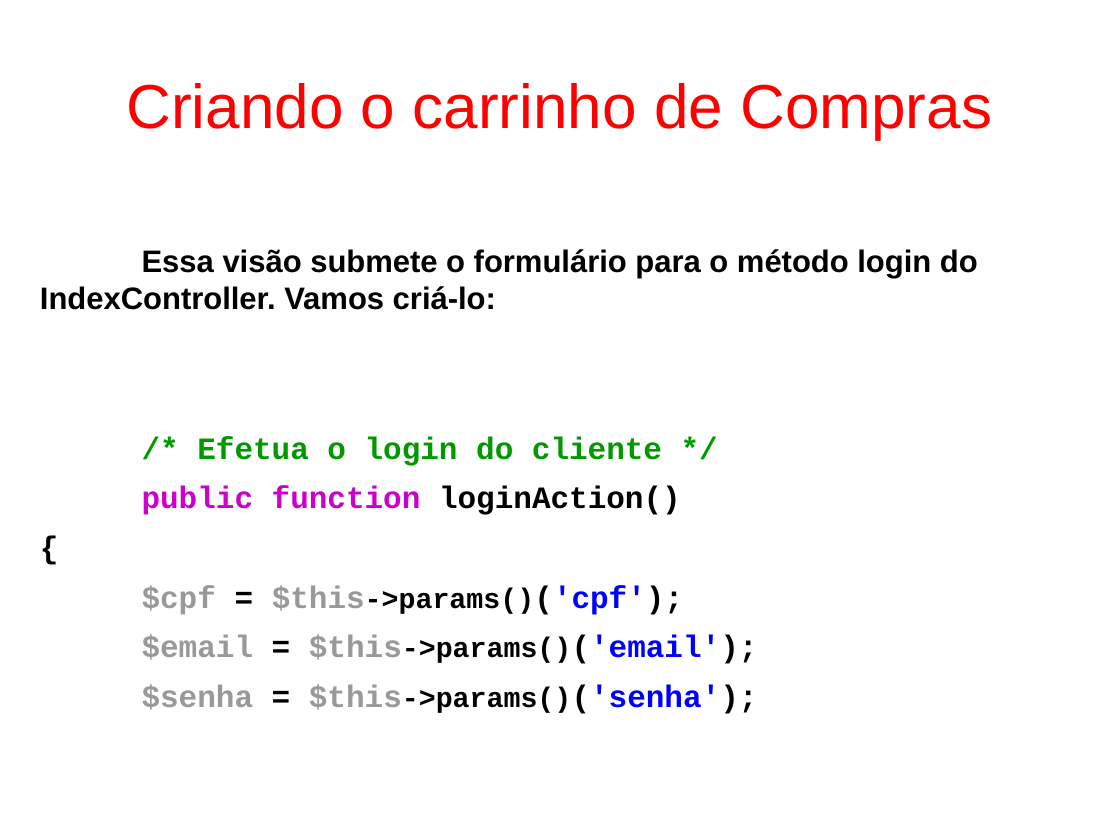
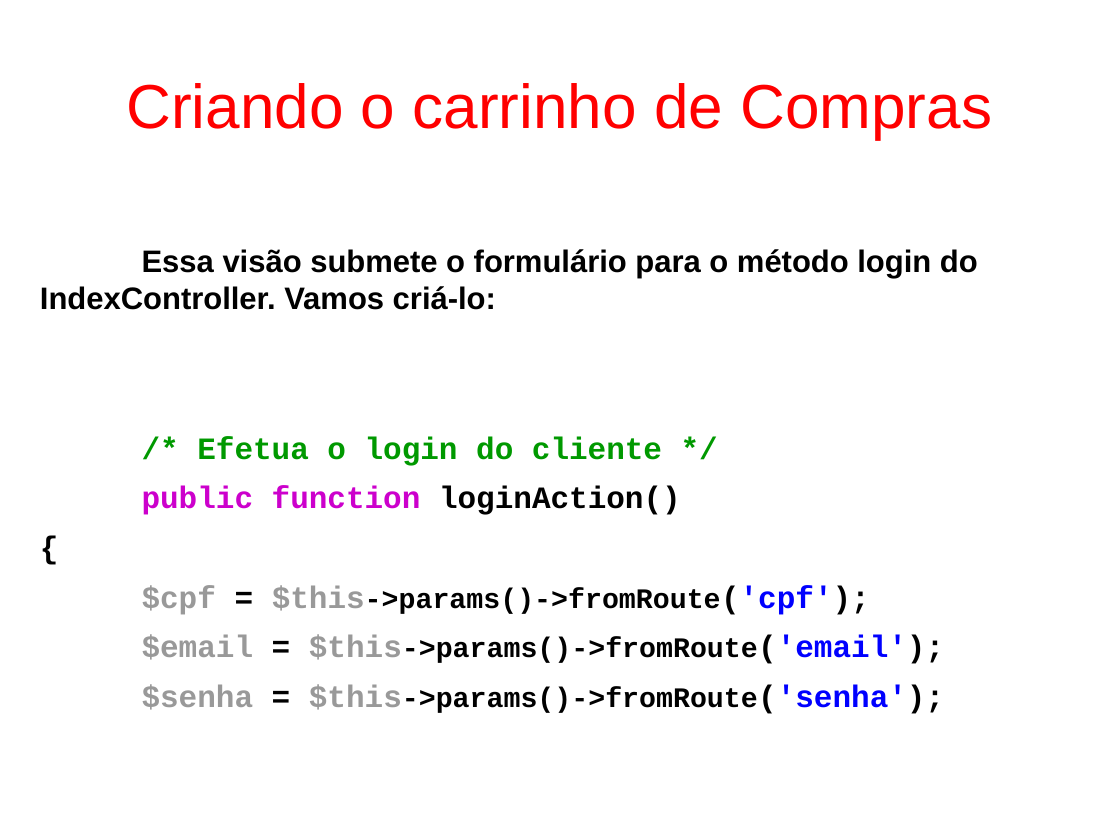
Before and after one commit to fgsl/lojasacme, a slide deck: slide 109 of docs/tutorial.odp (slide 110 before the commit). Drawn at 1120x840 pixels with LibreOffice and Linux fonts; fonts in the diff are those of the drawing. Boxes give left, top, right and bottom in pixels: in the first picture for what was removed or moved away, otherwise in the second. Text is boxed around its words. In the diff, an @@ line names an element or a change of style, - is before the commit and + after.

```diff
--- a/docs/tutorial.odp
+++ b/docs/tutorial.odp
@@ text at [142, 585, 944, 714]: text changed; size 22 to 20 pt @@
-$cpf = $this->params()('cpf');
-$email = $this->params()('email');
-$senha = $this->params()('senha');
+$cpf = $this->params()->fromRoute('cpf');
+$email = $this->params()->fromRoute('email');
+$senha = $this->params()->fromRoute('senha');
```
Also in this commit, not shown: 13 other slides changed, 1 slide removed, 1 other file.
